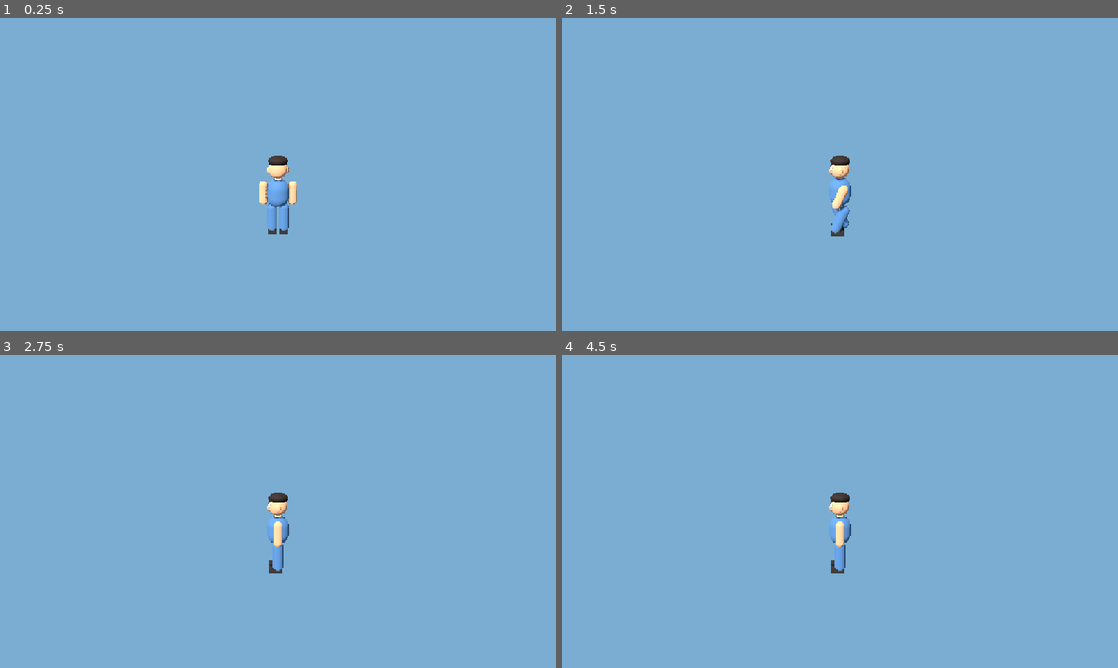
Above: before the commit, frames 1-4 (two rows, left to right).
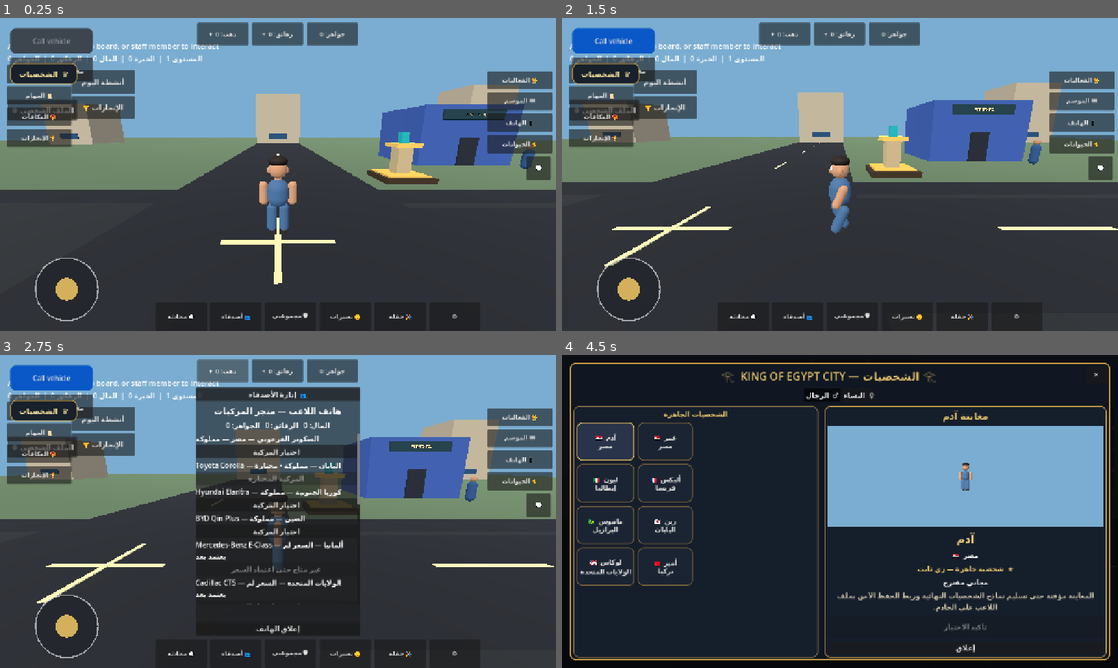
Above: after the commit, the same moments.

Repository: gamalalaraby1988-dotcom/King-Egypt-
Game: Godot game, scene res://scenes/main.tscn
Two runs of this game, one before a commit and one after it. Both use one fixed random seed, a clock stepped at 60 frames per second and the inputs below.
Inputs (mouse positions are in pixels of both pictures, inside the frame that each line leads up to):
- Up to frame 1 (0.25 s): no input
- Up to frame 2 (1.5 s): tap Enter at 0.5 s; move the mouse to (962, 158) at 0.52 s; hold D (move_right) 0.53-1.25 s; hold Shift (sprint) 0.53-1.25 s; click (962, 158) at 0.67 s; drag from (728, 190) to (812, 237) at 1.27 s
- Up to frame 3 (2.75 s): click (222, 370) at 2 s, where only the run after the commit has a clickable "ذهب: 0 +"
- Up to frame 4 (4.5 s): click (840, 370) at 2.75 s, where only the run after the commit has a clickable "رقائق: 0 +"; click (895, 370) at 3.5 s, where only the run after the commit has a clickable "جواهر: 0"; click (600, 411) at 4.25 s, where only the run after the commit has a clickable "👤 الملف"

The runs differ from the first frame. In frame 1, 76% of the frame differs, in the area x 0-100%, y 1-100%; in frame 2, 77%; in frame 3, 84%; in frame 4, 84%, in the area x 0-100%, y 0-100%.
Error before the commit: Parse Error: Cannot infer the type of "diagonal" variable because the value doesn't have a set type. (res://scripts/main.gd:147)

Commit message:
Summon vehicle immediately beside player

Diff:
--- a/scripts/main.gd
+++ b/scripts/main.gd
@@ -143,8 +143,8 @@
 	right = right.normalized()
 	forward = forward.normalized()
 	var candidates: Array[Vector3] = []
-	for distance in [3.8, 4.6, 5.4, 6.2, 7.0]:
-		var diagonal := distance * 0.7071
+	# ابدأ بالجانبين الأقرب جدًا للاعب، ثم وسّع البحث فقط عند وجود عائق.
+	for distance in [2.2, 2.6, 3.0, 3.4, 3.8]:
 		var offsets := [
 			right * distance,
 			-right * distance,
